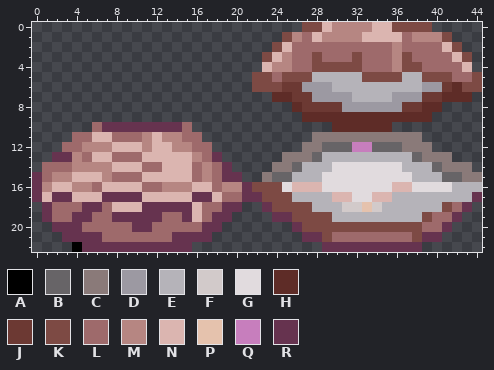
A pixel-art sprite gets an edit: src/res/perl.png. Above, as it was before the edit.
The file is 45x23 pixels. Colours within 5 levels of each other are drawn and written as one.
Palette (. is transparent): A #000000  B #676467  C #8a7a79  D #9c99a2  E #b5b3b9  F #d2caca  G #e1dbde  H #5e2c27  J #6c3933  K #7d4a44  L #9e6a6b  M #b68682  N #dbb5b0  P #e5c2ad  Q #c77ebd  R #66334f
Pixels before, first column x 0:
 0 ...........................KKNMMMMNNKKKK.....
 1 .........................KMLNMMMMNNNNLMMMK...
 2 ........................KNLLLLLLLLLLMLLLLNK..
 3 .......................KNMLLKLLLKLLLMKLLLLNK.
 4 .......................NMMLLKKKKKLLLMKKLLLLN.
 5 ......................KKLKKKEEEEEKKKKEEKKKLLK
 6 ......................KKKJJDDDEEEEEEEEEDDJHKK
 7 ........................HHJJDDDDEEEEDDDJJHHH.
 8 ..........................HJJJJDDDDDDJJHH....
 9 ...........................HHHHHHHHHHHHH.....
10 ......LRRRRRRRRL..............HHHHHH.........
11 ....LLNNLLLMNMMLL...........CCCCCCCCCCC......
12 ...LLMMMNNNMNNMMLL.........CCBBBQQBBBCCC.....
13 ..RRMLNNLLLNNNNNMLR......CCCBEEEEEEEEEBCCC...
14 .LLLMMMMNNNLLNNNLMLR....CCBEEEGGGGGGGEEEBCCC.
15 RLMMNNNMLLLNNNNNLMLRR..CBBEEEGGGGGGGGGEEEBBCC
16 RMNNMMLNNNNLLMMMNNLMMRKKKGNNNGGGGGGGNNGGGGEEE
17 RNRRNNNRRRRNNNNNRRNLLRRKKKEEEENNGGNNEEEEEEEER
18 .RLLLRRLNNNRRRRRNLLRR..RKKKKEEEFFPFEEEEEEKLR.
19 .RLLRRLLRRRRRLLRNLRR....RRKKKKEEEEEEEEEKLLR..
20 ..RRRLLLLLRRLLLLLRR.......RKKKKKKKKKKKKLLR...
21 ...RRRRLLLLLLLRRRR.........RRKLLLLLLLLKRR....
22 ....ARRRRRRRRRRR.............RRRRRRRRRR......
And afterwards:
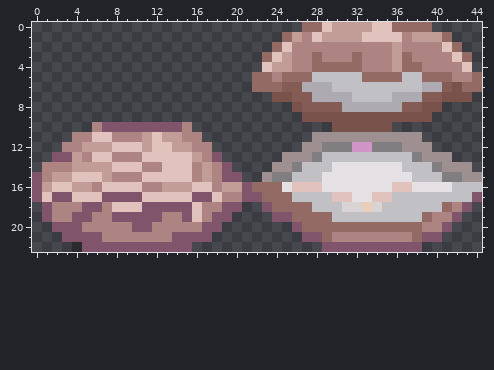
What changed:
colour A: #000000 -> #2b2b2b
colour B: #676467 -> #817e81
colour C: #8a7a79 -> #9e9090
colour D: #9c99a2 -> #adaab2
colour E: #b5b3b9 -> #c1c0c5
colour F: #d2caca -> #dad3d3
colour G: #e1dbde -> #e6e1e4
colour H: #5e2c27 -> #79524b
colour J: #6c3933 -> #855c55
colour K: #7d4a44 -> #936b64
colour L: #9e6a6b -> #ae8483
colour M: #b68682 -> #c29c97
colour N: #dbb5b0 -> #e1c2bd
colour P: #e5c2ad -> #e9cebb
colour Q: #c77ebd -> #d094c6
colour R: #66334f -> #80556b
Where, in picture pixels (left, top, right, bottom), the same in both pictures:
changed: (32, 22, 482, 252)
